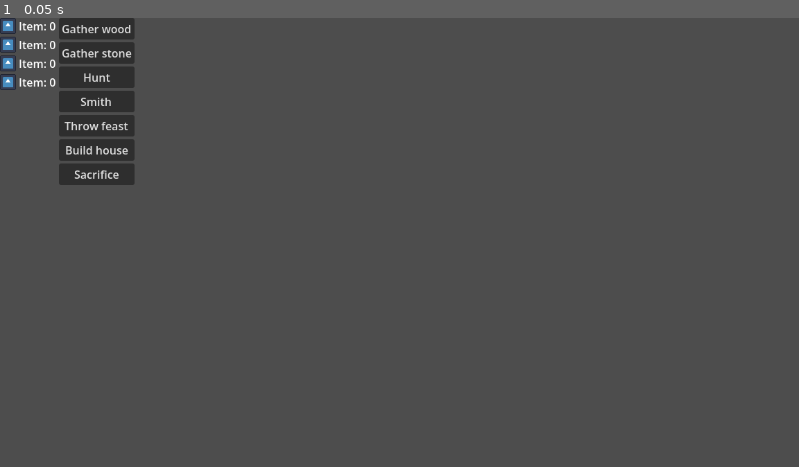
Above: before the commit, frame 1.
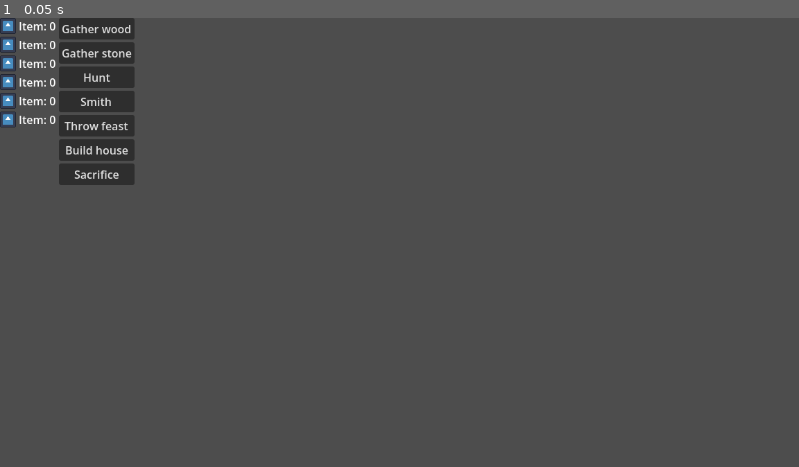
Above: after the commit, the same moment.

Repository: Gugubo/Inevitable
Game: Godot game, scene res://main.tscn
Same seed, same stepped clock (60 frames per second), same inputs: the game is played once before the commit and once after it. The engine's default icon, where the game draws it, is replaced by a stand-in: a white triangle on a blue panel in a dark square.
Inputs:
- Up to frame 1 (0.05 s): no input

The runs differ from the first frame. In frame 1, 0.2% of the frame differs, in the area x 0-8%, y 16-25%.

Commit message:
Add population and morale to inventory UI

Diff:
--- a/main.tscn
+++ b/main.tscn
@@ -11,20 +11,28 @@
 [node name="Inventory" type="VBoxContainer" parent="HBoxContainer" unique_id=1661290803]
 layout_mode = 2
 
-[node name="Wood" parent="HBoxContainer/Inventory" unique_id=319682496 instance=ExtResource("1_ig7tw")]
+[node name="Population" parent="HBoxContainer/Inventory" unique_id=319682496 instance=ExtResource("1_ig7tw")]
 layout_mode = 2
+
+[node name="Wood" parent="HBoxContainer/Inventory" unique_id=2131792925 instance=ExtResource("1_ig7tw")]
+layout_mode = 2
+item = 1
 
 [node name="Stone" parent="HBoxContainer/Inventory" unique_id=575270068 instance=ExtResource("1_ig7tw")]
 layout_mode = 2
-item = 1
+item = 2
 
 [node name="Food" parent="HBoxContainer/Inventory" unique_id=333204539 instance=ExtResource("1_ig7tw")]
 layout_mode = 2
-item = 2
+item = 3
 
 [node name="Tools" parent="HBoxContainer/Inventory" unique_id=331343 instance=ExtResource("1_ig7tw")]
 layout_mode = 2
-item = 3
+item = 4
+
+[node name="Morale" parent="HBoxContainer/Inventory" unique_id=848110126 instance=ExtResource("1_ig7tw")]
+layout_mode = 2
+item = 5
 
 [node name="Buttons" type="VBoxContainer" parent="HBoxContainer" unique_id=636371600]
 layout_mode = 2
